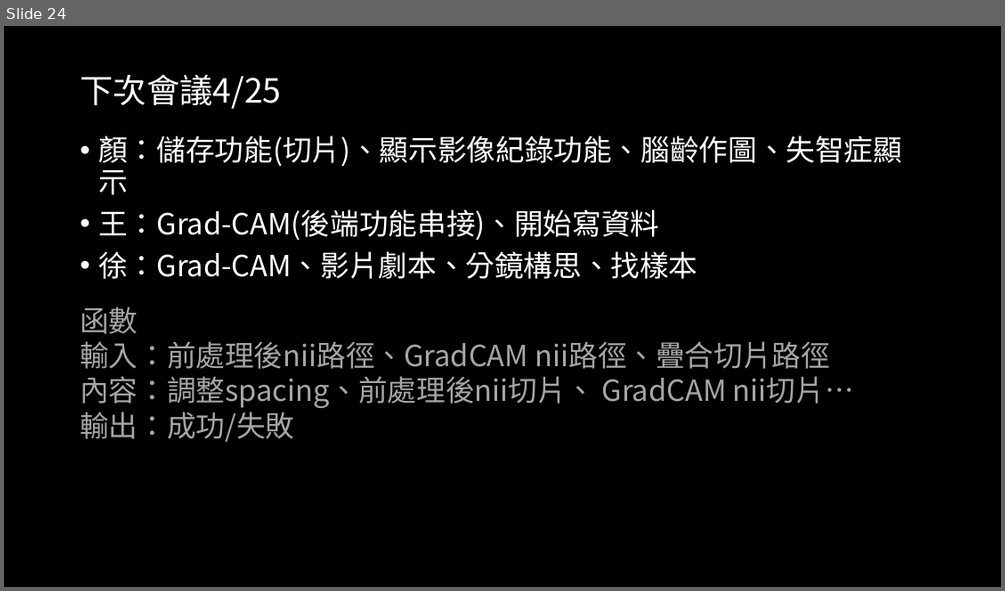
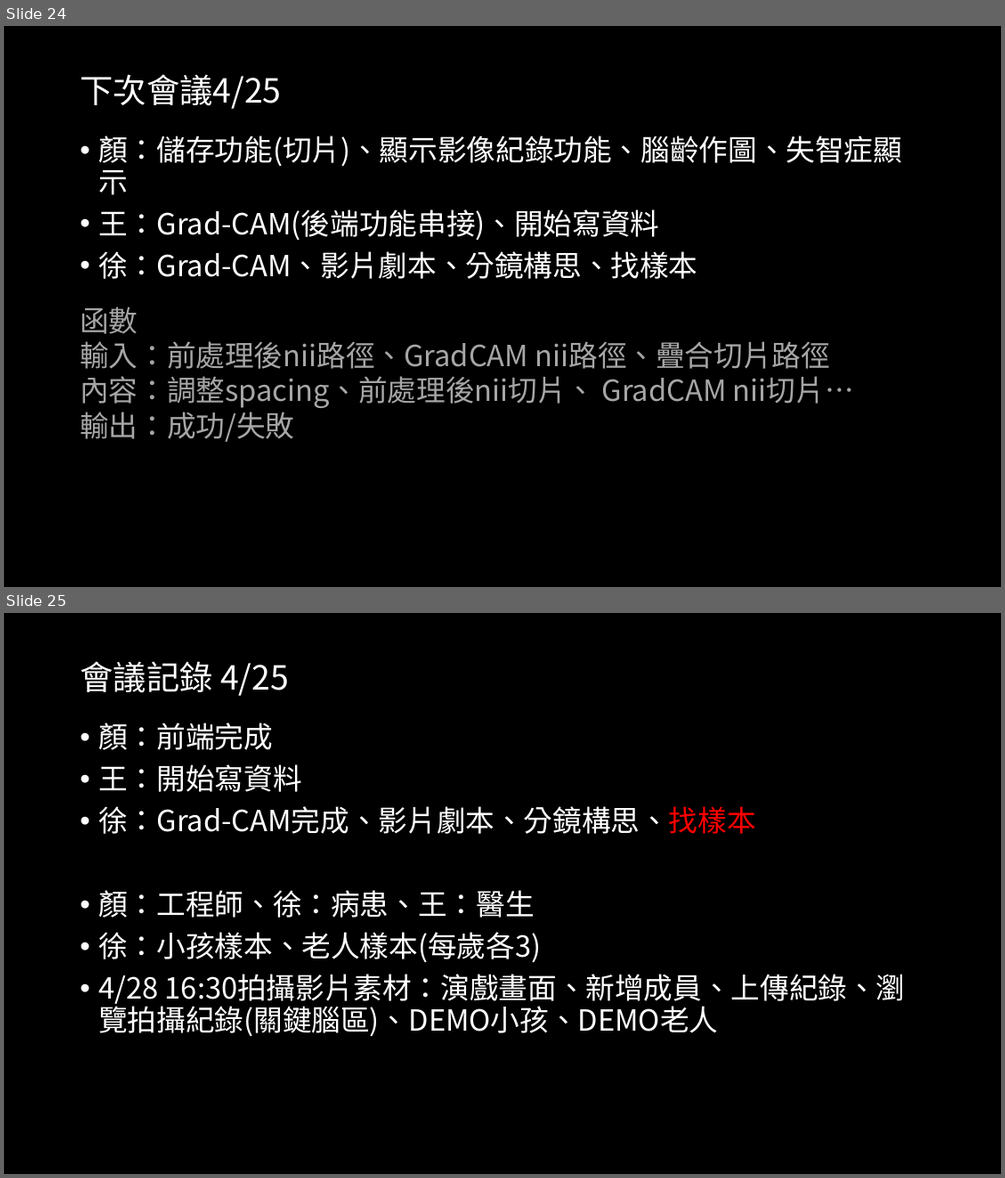
Before and after one commit to 1leo23/Product-packaging, a slide deck: 會議記錄/會議記錄.pptx. Shown one above the other, each under a label of ours: slide 24 before the commit, slides 24 and 25 after it. The pictures are 1005x591 and 1005x1178 pixels, drawn with LibreOffice and Linux fonts; fonts in the diff are those of the drawing. Boxes give left, top, right and bottom in pixels: in the first picture for what was removed or moved away, otherwise in the second. Text is boxed around its words. In the diff, an @@ line names an element or a change of style, - is before the commit and + after.

Commit message:
04025會議記錄

```diff
--- a/會議記錄/會議記錄.pptx
+++ b/會議記錄/會議記錄.pptx
@@ slide 25 added at [4, 613, 1001, 1174], background #000000 @@
@@ title added at [80, 661, 289, 696], 32 pt, text #FFFFFF @@
+會議記錄 4/25
@@ text added at [98, 722, 906, 1036], 28 pt, text #FFFFFF @@
+• 顏：前端完成
+• 王：開始寫資料
+• 徐：Grad-CAM完成、影片劇本、分鏡構思、找樣本
+• 顏：工程師、徐：病患、王：醫生
+• 徐：小孩樣本、老人樣本(每歲各3)
+• 4/28 16:30拍攝影片素材：演戲畫面、新增成員、上傳紀錄、瀏覽拍攝紀錄(關鍵腦區)、DEMO小孩、DEMO老人
```
Also in this commit, not shown: 2 slides changed, 1 other slide added.
